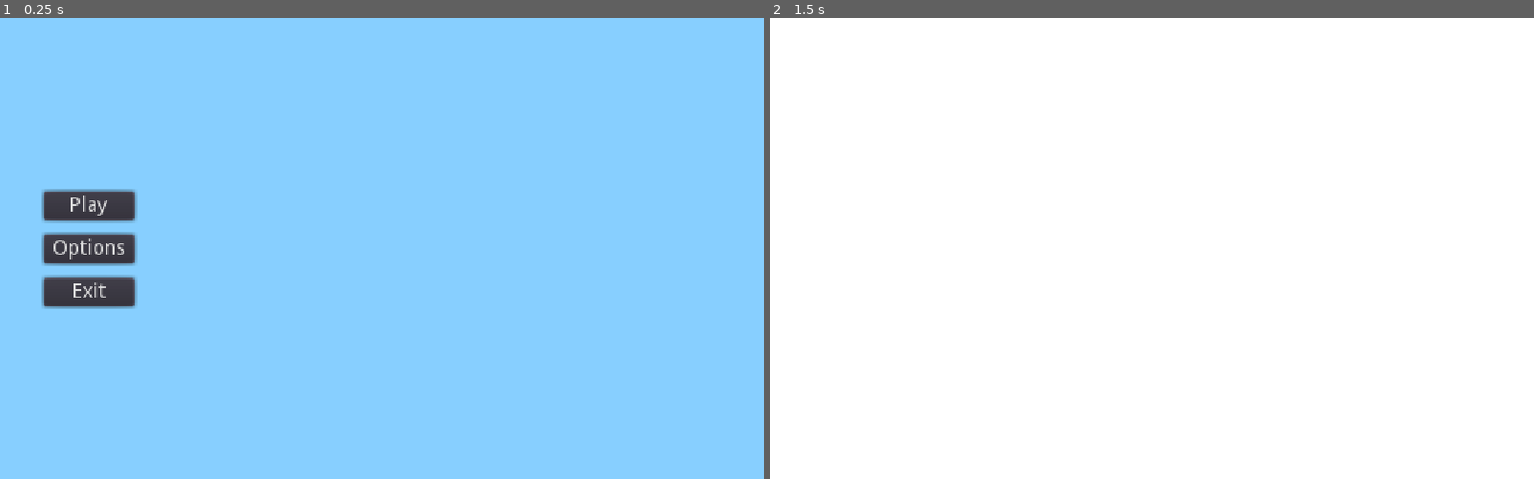
Above: before the commit, frames 1-2 (left to right).
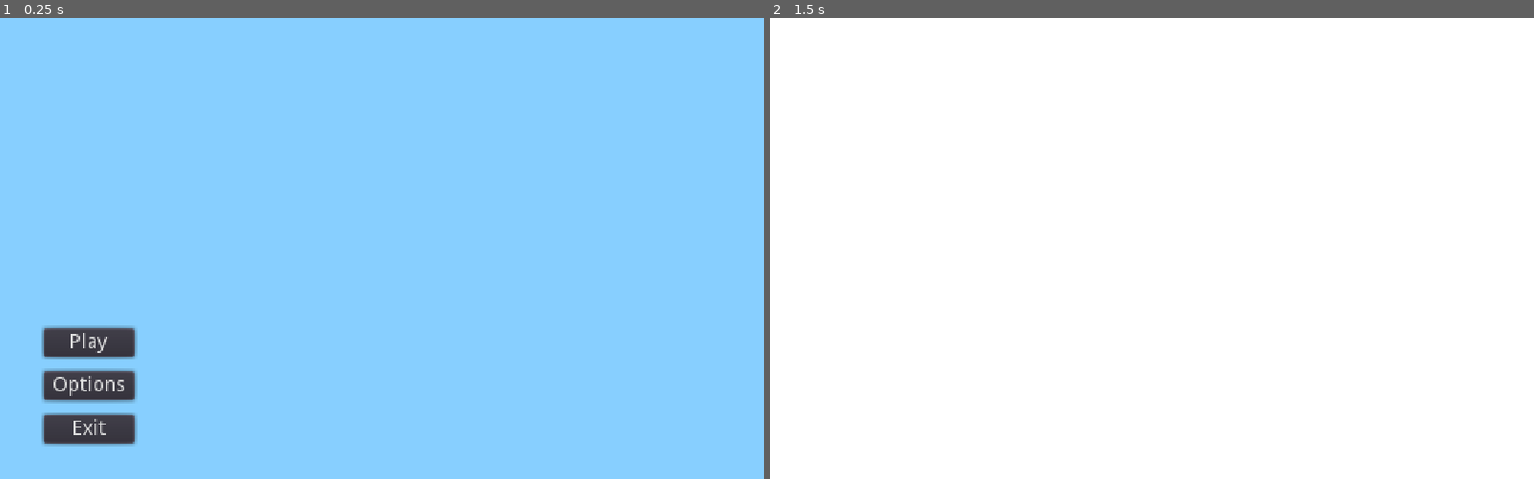
Above: after the commit, the same moments.

Repository: Lemonbrush/ProjectX
Game: Godot game, scene res://UI/GameMenu/GameMenu.tscn
Two runs of this game, one before a commit and one after it. Both use one fixed random seed, a clock stepped at 60 frames per second and the inputs below.
Inputs (mouse positions are in pixels of both pictures, inside the frame that each line leads up to):
- Up to frame 1 (0.25 s): no input
- Up to frame 2 (1.5 s): click "Play" at 0.5 s; tap Enter at 1.25 s; move the mouse to (1320, 225) at 1.27 s; press the mouse at (1320, 225) at 1.28 s; hold D (right) from 1.28 s (still down)

The runs differ from the first frame. In frame 1, 5.6% of the frame differs, in the area x 5-18%, y 37-93%; in frame 2, nothing differs.

Commit message:
fix player movement after pausing

Diff:
--- a/Levels/Base_world_scene/BaseLevel.gd
+++ b/Levels/Base_world_scene/BaseLevel.gd
@@ -3,7 +3,7 @@
 var pauseMenu 					= preload("res://UI/PauseMenu/PauseMenu.tscn")
 var bookMenu						= preload("res://UI/BookMenu/BookMenu.tscn")
 
-onready var target 				= get_node("Player")
+onready var player 				= get_node("Player")
 export var shader_colorRect_path: NodePath
 onready var shader_colorRect 	= get_node(shader_colorRect_path)
 
@@ -28,9 +28,9 @@
 ######## Intro Animation Logic ########
 
 func visual_transition_open(is_opening):
-	var t = target.get_global_transform_with_canvas().origin
+	var t = player.get_global_transform_with_canvas().origin
 	if shader_colorRect != null:
-		shader_colorRect.get_material().set_shader_param("target", target.get_global_transform_with_canvas().origin)
+		shader_colorRect.get_material().set_shader_param("target", player.get_global_transform_with_canvas().origin)
 
 		$IntroAnimationShader/Tween.interpolate_property(
 				shader_colorRect.get_material(),
--- a/Player/Climb.gd
+++ b/Player/Climb.gd
@@ -17,6 +17,7 @@
 	vertical_move_direction = vertical_move_direction.normalized() * player.climb_speed
 	var new_velocity = Vector2(0, vertical_move_direction.y)
 	vertical_move_direction = player.move_and_slide(new_velocity)
+	checkStop()
 
 func gravity_logic(_delta):
 	player.velocity.x = 0.0
@@ -27,6 +28,7 @@
 
 func state_check():
 	if !player.is_able_to_climb || player.is_grounded && player.down > 0.01:
+
 		_state_machine.transition_to("Idle", {})
 	elif player.jump && (vertical_move_direction.y == 0):
 		_state_machine.transition_to("Jump")
@@ -49,12 +51,11 @@
 	if Input.is_action_pressed("up"):
 		vertical_move_direction.y -= Input.get_action_strength("up")
 		animation.play()
-	elif Input.is_action_just_released("up"):
-		vertical_move_direction.y = 0.0
-		animation.stop()
 	elif Input.is_action_pressed("down"):
 		animation.play()
 		vertical_move_direction.y += Input.get_action_strength("down")
-	elif Input.is_action_just_released("down"):
+
+func checkStop():
+	if !Input.is_action_pressed("up") && !Input.is_action_pressed("down"):
+		vertical_move_direction.y = 0.0
 		animation.stop()
-		vertical_move_direction.y = 0.0
--- a/Player/Player.gd
+++ b/Player/Player.gd
@@ -81,11 +81,13 @@
 	gravity_logic(delta)
 	collision_logic()
 	ground_update_logic()
+	checkForActionRelease()
 
 ############################## Functions ##############################
 
 func velocity_logic(delta):
 	var moveVector = Vector2(direction * speed, velocity.y)
+	print(velocity)
 	velocity = velocity.move_toward(moveVector, run_acceleration * delta)
 
 func gravity_logic(delta):
@@ -148,53 +150,56 @@
 	if event.is_action_pressed("right") && right <= 0.01:
 		right = event.get_action_strength("right")
 		direction += right
-	elif event.is_action_released("right"):
-		direction -= right
-		right = 0.0
 	elif event.is_action_pressed("left") && left <= 0.01:
 		left = event.get_action_strength("left")
 		direction -= left
-	elif event.is_action_released("left"):
-		direction += left
-		left = 0.0
 	elif event.is_action_pressed("up") && up <= 0.01:
 		up = event.get_action_strength("up")
 
 		if is_able_to_climb:
 			is_climbing = true
-
-	elif event.is_action_released("up"):
-		up = 0.0
 	elif event.is_action_pressed("down") && down <= 0.01:
 		down = event.get_action_strength("down")
 		position.y += 1
-
-	elif event.is_action_released("down"):
-		down = 0.0
 	elif event.is_action_pressed("jump"):
 		if is_able_to_glide:
 			 glide = true
 		if !jump && !is_able_to_glide:
 			jump = true
-			print("is_able_to_glide")
+			#print("is_able_to_glide")
 		else:
 			glide = true
-	elif event.is_action_released("jump"):
+
+func check_for_deadly_height():
+	if global_position.y > 1000:
+		emit_signal("died")
+
+func check_pass_trough_collision():
+	if Input.is_action_just_pressed("down") && $GroundRay.is_colliding():
+		position = Vector2(position.x, position.y + 1)
+
+func checkForActionRelease():
+	if !Input.is_action_pressed("right"):
+		direction -= right
+		right = 0.0
+
+	if !Input.is_action_pressed("left"):
+		direction += left
+		left = 0.0
+
+	if !Input.is_action_pressed("up"):
+		up = 0.0
+
+	if !Input.is_action_pressed("down"):
+		down = 0.0
+
+	if !Input.is_action_pressed("jump"):
 		jump = false
 
 		if is_jumping && !glide:
 			is_able_to_glide = true
 		else:
 			glide = false
-
-func check_for_deadly_height():
-	if global_position.y > 1000:
-		emit_signal("died")
-
-func check_pass_trough_collision():
-	if Input.is_action_just_pressed("down") && $GroundRay.is_colliding():
-		position = Vector2(position.x, position.y + 1)
-
 ############################## Actions #######################################
 
 func on_climb_area_entered(area):
@@ -232,7 +237,7 @@
 	if abs(direction) > 0.0:
 		body.scale.x = sign(direction)
 
-func spawnFootstepParticles():
+func spawnFootstepParticles(scale = 1):
 	var footstep = footstepParticles.instance()
 	get_parent().add_child(footstep)
 	footstep.scale = Vector2.ONE * scale
--- a/Player/States/Idle.gd
+++ b/Player/States/Idle.gd
@@ -42,5 +42,6 @@
 	if msg.has("do_stop_fall_animation"):
 		animation.play("Land")
 		animation.queue("Idle")
+		player.spawnFootstepParticles(1.5)
 	else:
 		animation.play("Idle")
--- a/Player/States/Run.gd
+++ b/Player/States/Run.gd
@@ -42,5 +42,6 @@
 	if msg.has("do_stop_fall_animation"):
 		animation.play("Land")
 		animation.queue("Run")
+		player.spawnFootstepParticles(1.5)
 	else:
 		animation.play("Run")
--- a/UI/GameMenu/GameMenu.tscn
+++ b/UI/GameMenu/GameMenu.tscn
@@ -30,11 +30,11 @@
 
 [node name="VBoxContainer" type="VBoxContainer" parent="MarginContainer"]
 margin_left = 30.0
-margin_top = 95.0
+margin_top = 190.0
 margin_right = 93.0
-margin_bottom = 175.0
+margin_bottom = 270.0
 size_flags_horizontal = 4
-size_flags_vertical = 4
+size_flags_vertical = 8
 custom_constants/separation = 10
 
 [node name="PlayButton" type="Button" parent="MarginContainer/VBoxContainer"]
--- a/Utils/StateMachine/StateMachine.gd
+++ b/Utils/StateMachine/StateMachine.gd
@@ -34,7 +34,7 @@
 # Functions
 
 func transition_to(target_state: String, msg: Dictionary = {}):
-	print(current_state, " to ", target_state)
+	#print(current_state, " to ", target_state)
 
 	if !states.has(target_state):
 		print("there is no state: ", target_state)
--- a/project.godot
+++ b/project.godot
@@ -96,9 +96,7 @@
 }
 jump={
 "deadzone": 0.5,
-"events": [ Object(InputEventKey,"resource_local_to_scene":false,"resource_name":"","device":0,"alt":false,"shift":false,"control":false,"meta":false,"command":false,"pressed":false,"scancode":87,"physical_scancode":0,"unicode":0,"echo":false,"script":null)
-, Object(InputEventKey,"resource_local_to_scene":false,"resource_name":"","device":0,"alt":false,"shift":false,"control":false,"meta":false,"command":false,"pressed":false,"scancode":16777232,"physical_scancode":0,"unicode":0,"echo":false,"script":null)
-, Object(InputEventKey,"resource_local_to_scene":false,"resource_name":"","device":0,"alt":false,"shift":false,"control":false,"meta":false,"command":false,"pressed":false,"scancode":32,"physical_scancode":0,"unicode":0,"echo":false,"script":null)
+"events": [ Object(InputEventKey,"resource_local_to_scene":false,"resource_name":"","device":0,"alt":false,"shift":false,"control":false,"meta":false,"command":false,"pressed":false,"scancode":32,"physical_scancode":0,"unicode":0,"echo":false,"script":null)
  ]
 }
 down={
